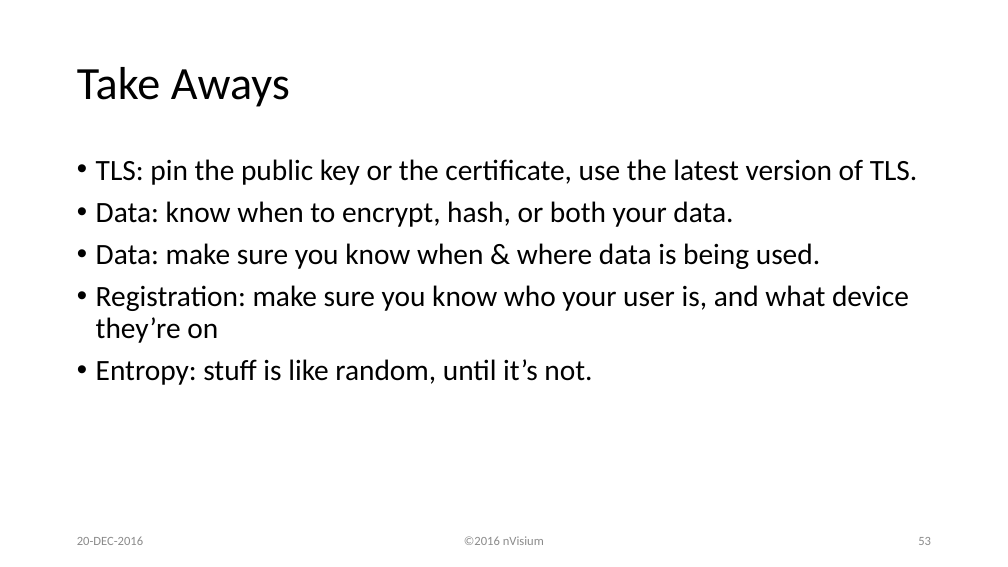
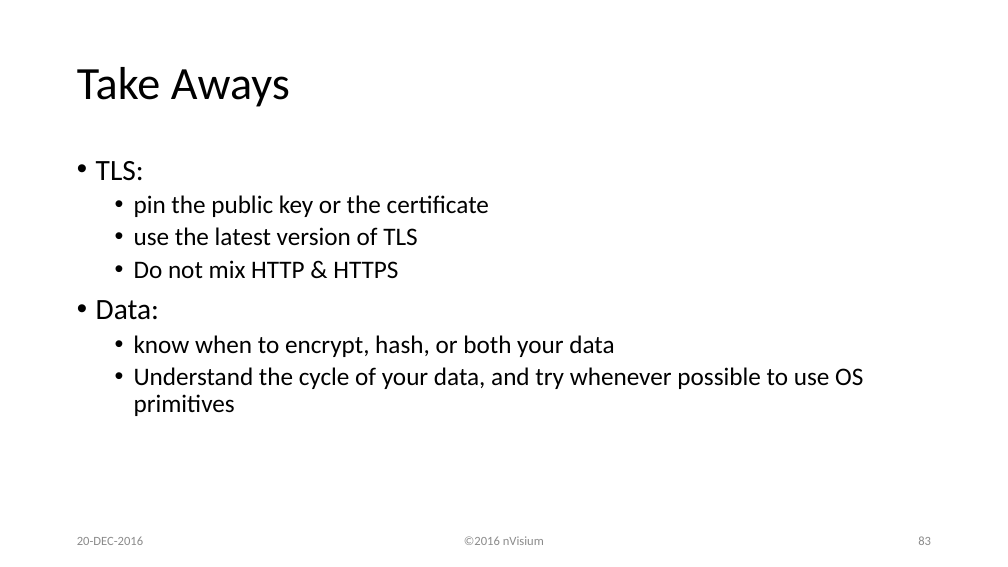
Before and after one commit to lojikil/heraclitus, a slide deck: slide 83 of HeraclitusSeminar.pptx (slide 53 before the commit). Drawn at 1008x567 pixels with LibreOffice and Linux fonts; fonts in the diff are those of the drawing; background and template pictures are left out. Boxes give left, top, right and bottom in pixels: in the first picture for what was removed or moved away, otherwise in the second. Text is boxed around its words. In the diff, an @@ line names an element or a change of style, - is before the commit and + after.

Commit message:
minor update

```diff
--- a/HeraclitusSeminar.pptx
+++ b/HeraclitusSeminar.pptx
@@ text at (96,161,863,416): text changed; size 28 to 24 pt @@
-• TLS: pin the public key or the certificate, use the latest version of TLS.
-• Data: know when to encrypt, hash, or both your data.
-• Data: make sure you know when & where data is being used.
-• Registration: make sure you know who your user is, and what device they’re on
-• Entropy: stuff is like random, until it’s not.
+• TLS:
+  • pin the public key or the certificate
+  • use the latest version of TLS
+  • Do not mix HTTP & HTTPS
+• Data:
+  • know when to encrypt, hash, or both your data
+  • Understand the cycle of your data, and try whenever possible to use OS primitives
@@ page number at (918,536,931,545): text changed @@
-53
+83
```
Also in this commit, not shown: 26 other slides changed, 31 slides added.
